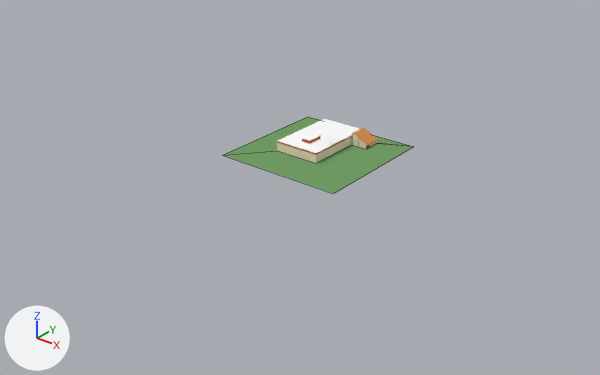
An edit to the Blender file VR-Tour/Assets/CS Building.blend, drawn before and after from the same camera.
Before and after are seen from a 50 mm lens placed at (110.1, -145.0, 79.1), pointed at (-0.4, -6.8, -6.6). The axes (+X, +Y, +Z) are drawn at lower left. The lights are the same throughout. Mesh edges are drawn as thin lines on the coarser meshes.

Before the edit, the objects in view are built like this:
```python
me_plane = bpy.data.meshes.new('Plane')
me_plane.from_pydata(...)  # 1903 vertices, 1411 faces, 4 loose edges; spans x -0.73..0.611, y -0.412..0.711, z 0.136..0.594
me_plane.materials.append(mat_map)  # picture img_1500_building_layout_1_png
me_plane.materials.append(mat_whiteroof)  # white #ffffff
me_plane.materials.append(mat_orangeroof)  # orange #d58f55
me_plane.materials.append(mat_darkorangesiding)  # orange #b85c2a
me_plane.materials.append(mat_outside_walls)  # beige #e7dac1
me_plane.materials.append(mat_frontglassdoor)
me_plane.materials.append(mat_black)  # black #000000
me_plane.materials.append(mat_entrancebrick)
me_plane.materials.append(mat_ceiling)
me_plane_001 = bpy.data.meshes.new('Plane.001')
me_plane_001.from_pydata(...)  # 20 vertices, 14 faces; spans x -1.0..1.0, y -1.0..1.0, z 0.0
me_plane_001.materials.append(mat_grass)  # green #739e66
ob_building = bpy.data.objects.new('Building', me_plane)
ob_building.location = (0.0, 0.0, -0.8)
ob_building.scale = (13.6, 17.6, 8.0)
ob_plane_001 = bpy.data.objects.new('Plane.001', me_plane_001)
ob_plane_001.location = (0.0, 0.0, 0.6)
ob_plane_001.scale = (16.2, 16.2, 16.2)
```
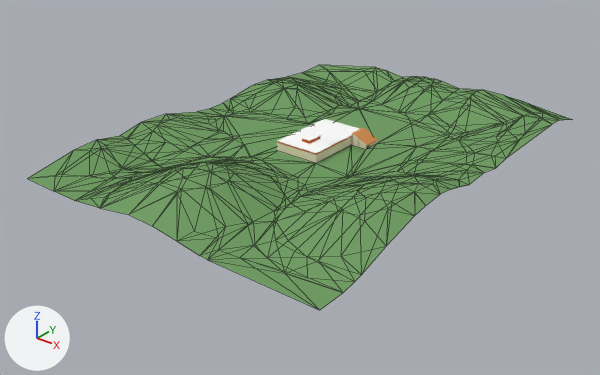
Boxes [x1, y1, x2, y2] around the edits, measured in the pictures (600 x 375 px):
'Plane.001', reshaped (186% wider, 219% taller)
    before: [223, 117, 413, 193]
    after: [27, 65, 572, 310]

The edits, one by one:
me_plane_001 is used by ob_plane_001; location (0.0, 0.0, 0.6); scale (16.2, 16.2, 16.2).
me_plane_001 had 20 vertices, 14 faces and spanned x -1.0..1.0, y -1.0..1.0, z 0.0.
me_plane_001 now has 435 vertices, 870 faces and spans x -2.5..2.5, y -3.25..3.25, z -0.08..0.49.
me_plane_001 part 1: 13 vertices removed from x -1.0..1.0, y -1.0..1.0, z 0.0; 428 vertices added at x -2.5..2.5, y -3.25..3.25, z -0.08..0.49.
